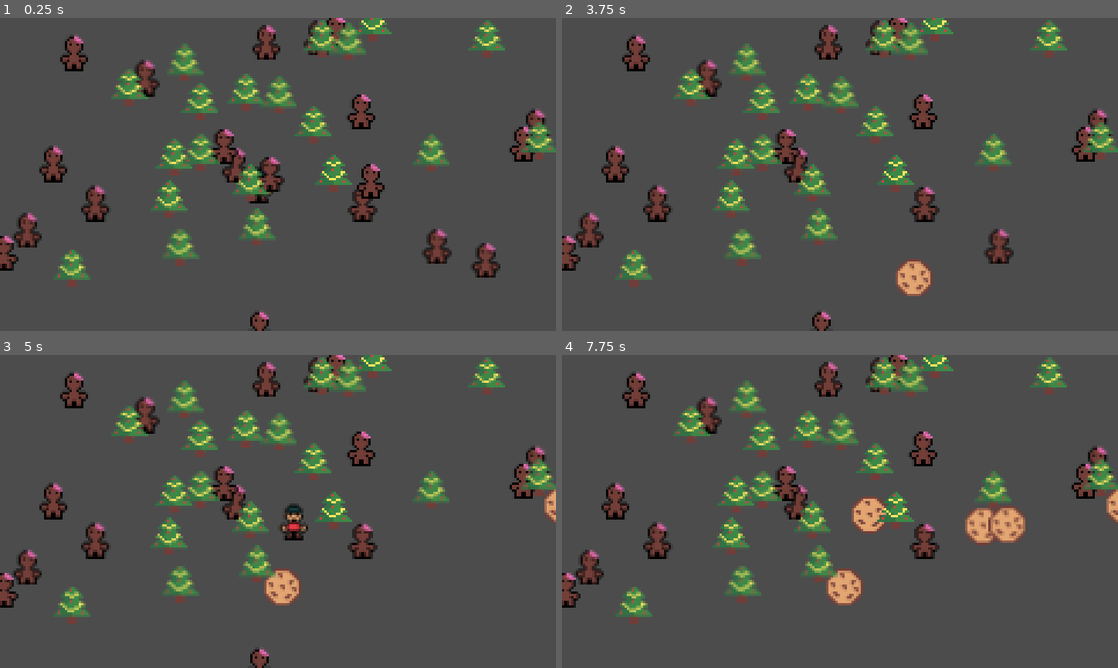
Above: before the commit, frames 1-4 (two rows, left to right).
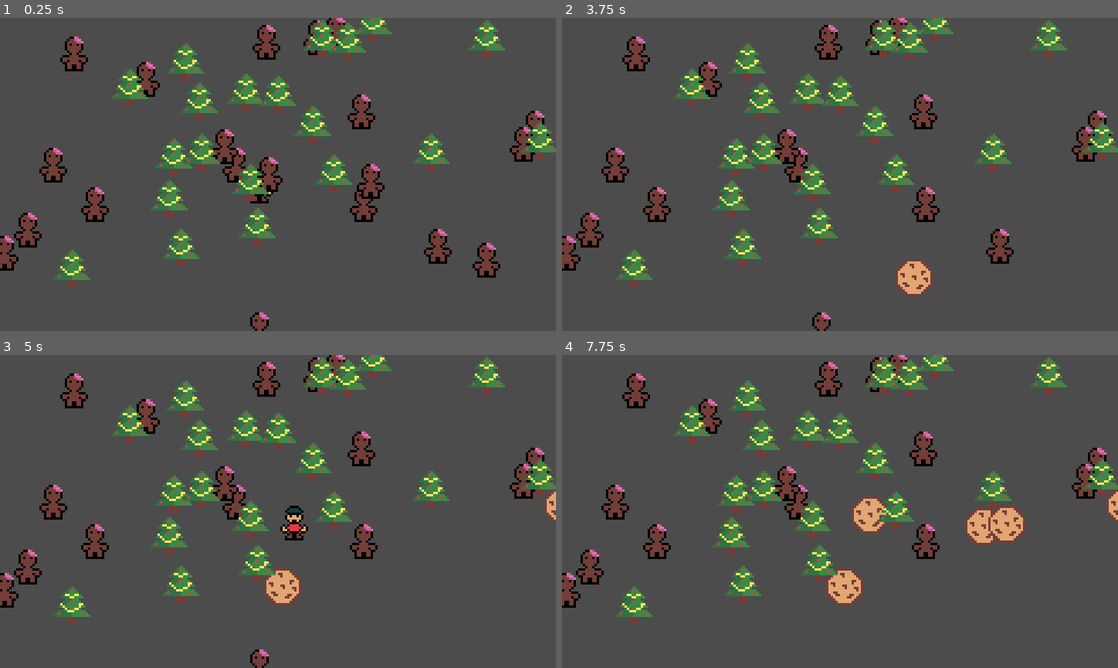
Above: after the commit, the same moments.

Repository: cznrhubarb/feliz-navidead
Game: Godot game, scene res://TestScene.tscn
Two runs of this game, one before a commit and one after it. Both use one fixed random seed, a clock stepped at 60 frames per second and the inputs below.
Inputs (mouse positions are in pixels of both pictures, inside the frame that each line leads up to):
- Up to frame 1 (0.25 s): no input
- Up to frame 2 (3.75 s): tap Enter at 0.5, 2, 3.5 s; move the mouse to (962, 158) at 0.52 s; press the mouse at (962, 158) at 0.53 s; hold D (move_right) 0.53-1.28 s; tap Space at 1.25, 2.75 s; move the mouse to (728, 190) at 1.27 s; release the mouse at (728, 190) at 1.28 s; hold S (move_down) 1.28-2.03 s; click (728, 190) at 1.35 s; move the mouse to (895, 105) at 2.02 s; press the mouse at (895, 105) at 2.03 s; hold D (move_right) 2.03-2.78 s; move the mouse to (812, 237) at 2.77 s; release the mouse at (812, 237) at 2.78 s; hold W (move_up) 2.78-3.53 s; click (812, 237) at 2.85 s; move the mouse to (1006, 221) at 3.52 s; press the mouse at (1006, 221) at 3.53 s; hold A (move_left) from 3.53 s (still down)
- Up to frame 3 (5 s): keep holding A (move_left); move the mouse to (111, 464) at 4.27 s; release the mouse at (111, 464) at 4.28 s; click (111, 464) at 4.35 s
- Up to frame 4 (7.75 s): move the mouse to (867, 511) at 5.02 s; release A (move_left) at 5.03 s; press the mouse at (867, 511) at 5.03 s; hold S (move_down) 5.03-5.78 s; tap Space at 5.75 s; move the mouse to (756, 433) at 5.77 s; release the mouse at (756, 433) at 5.78 s; hold D (move_right) 5.78-6.53 s; click (756, 433) at 5.85 s; move the mouse to (962, 495) at 6.52 s; press the mouse at (962, 495) at 6.53 s; hold W (move_up) 6.53-7.28 s; move the mouse to (728, 527) at 7.27 s; release the mouse at (728, 527) at 7.28 s; hold D (move_right) from 7.28 s (still down); click (728, 527) at 7.35 s

The runs differ from the first frame. In frame 1, 5.2% of the frame differs, in the area x 0-100%, y 0-97%; in frame 2, 4.9%; in frame 3, 4.9%; in frame 4, 5.2%.

Commit message:
Adding Pixel snap

Diff:
--- a/project.godot
+++ b/project.godot
@@ -65,4 +65,6 @@
 
 [rendering]
 
+quality/2d/use_pixel_snap=true
+quality/filters/anisotropic_filter_level=1
 environment/default_environment="res://default_env.tres"
